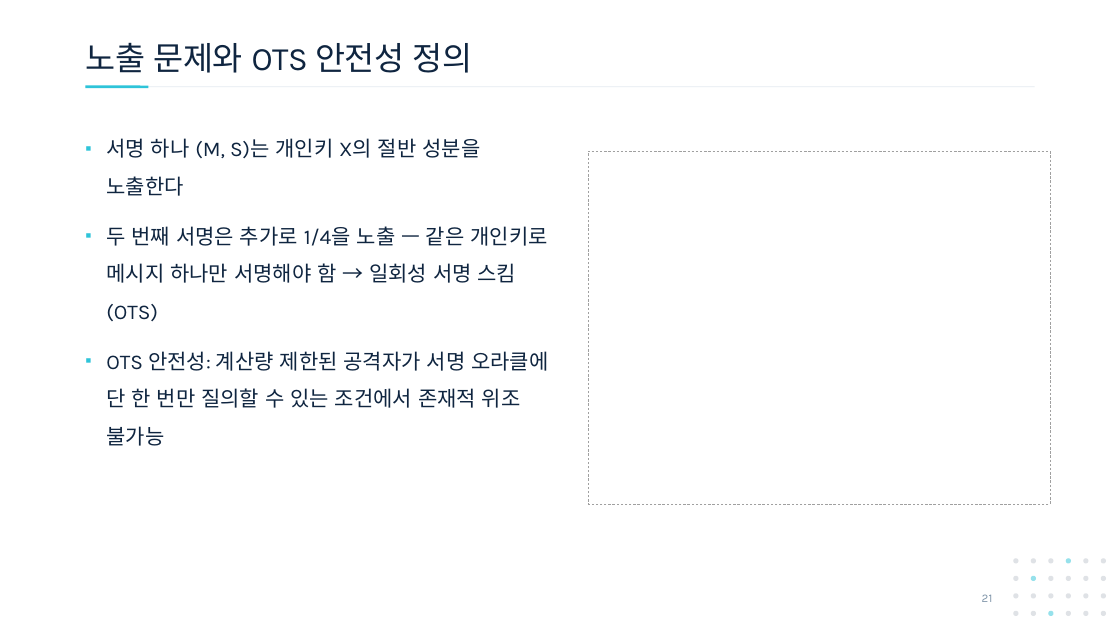
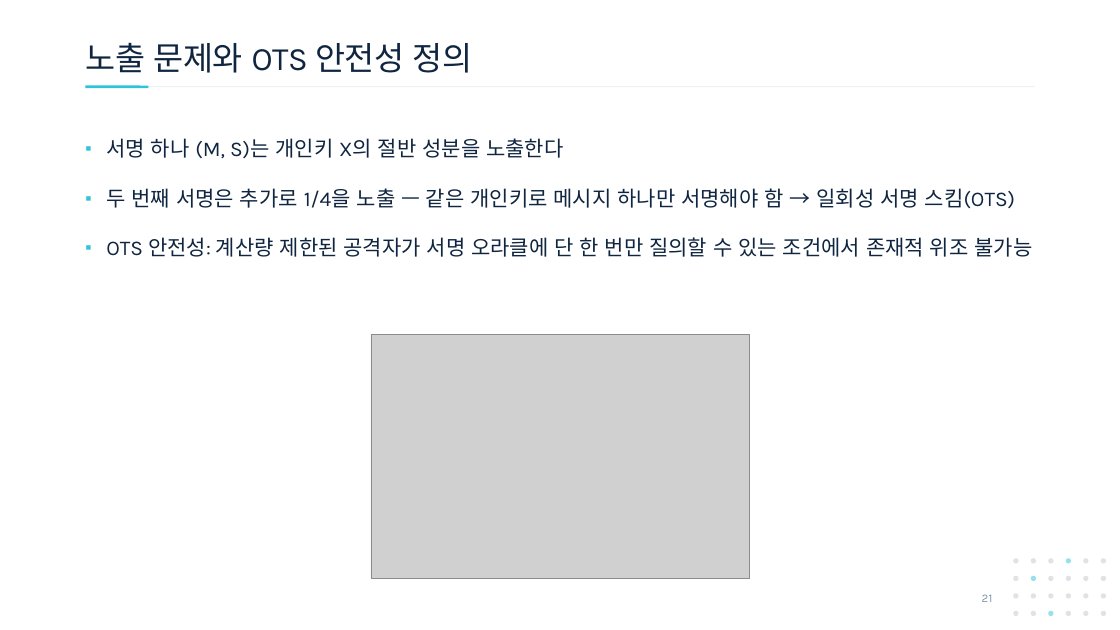
Before and after one commit to giyuubin/PQC, a slide deck: slide 21 of presentation/0909_15_Hash-Functions-and-Lamport-OTS.pptx. Drawn at 1120x630 pixels with LibreOffice and Linux fonts; fonts in the diff are those of the drawing; grey boxes stand for pictures. Boxes give left, top, right and bottom in pixels: in the first picture for what was removed or moved away, otherwise in the second. Text is boxed around its words. In the diff, an @@ line names an element or a change of style, - is before the commit and + after.

```diff
--- a/presentation/0909_15_Hash-Functions-and-Lamport-OTS.pptx
+++ b/presentation/0909_15_Hash-Functions-and-Lamport-OTS.pptx
@@ text "서명 하나 (M, S)는 개인키 ..." rewrapped from (106, 138, 548, 446) to (106, 138, 1032, 257) @@
@@ rectangle removed at (588, 151, 1050, 504) @@
@@ picture added at (371, 335, 749, 579) @@
```
Also in this commit, not shown: 17 other slides changed.
